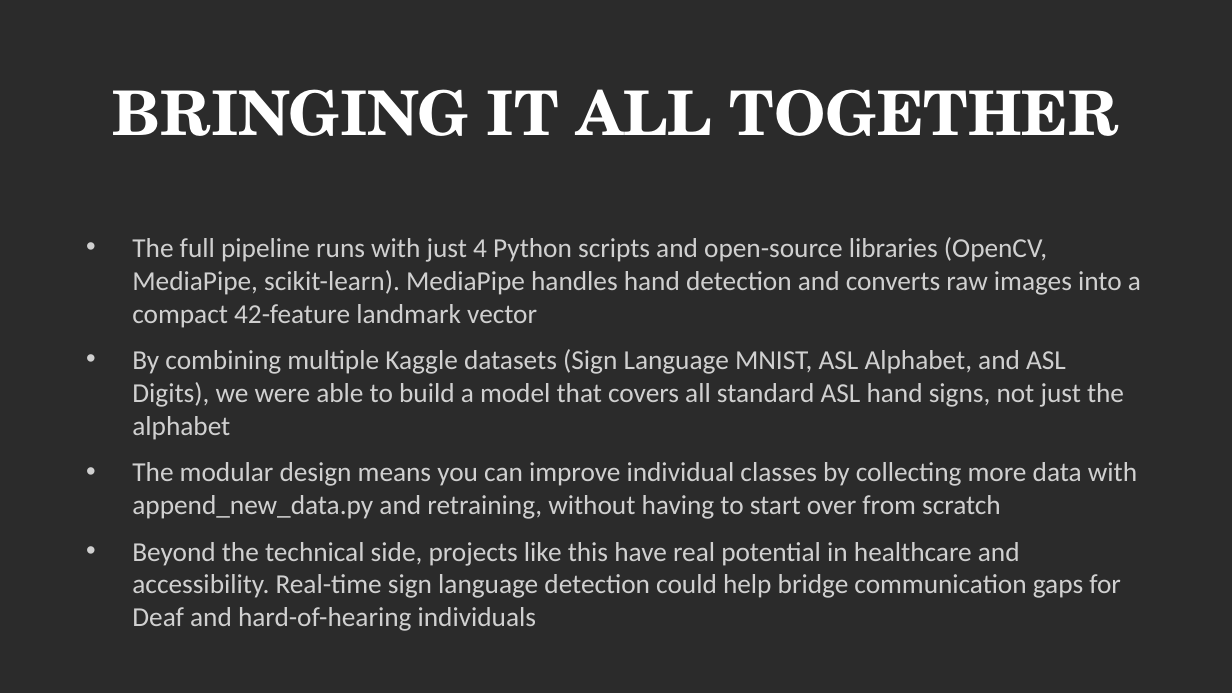
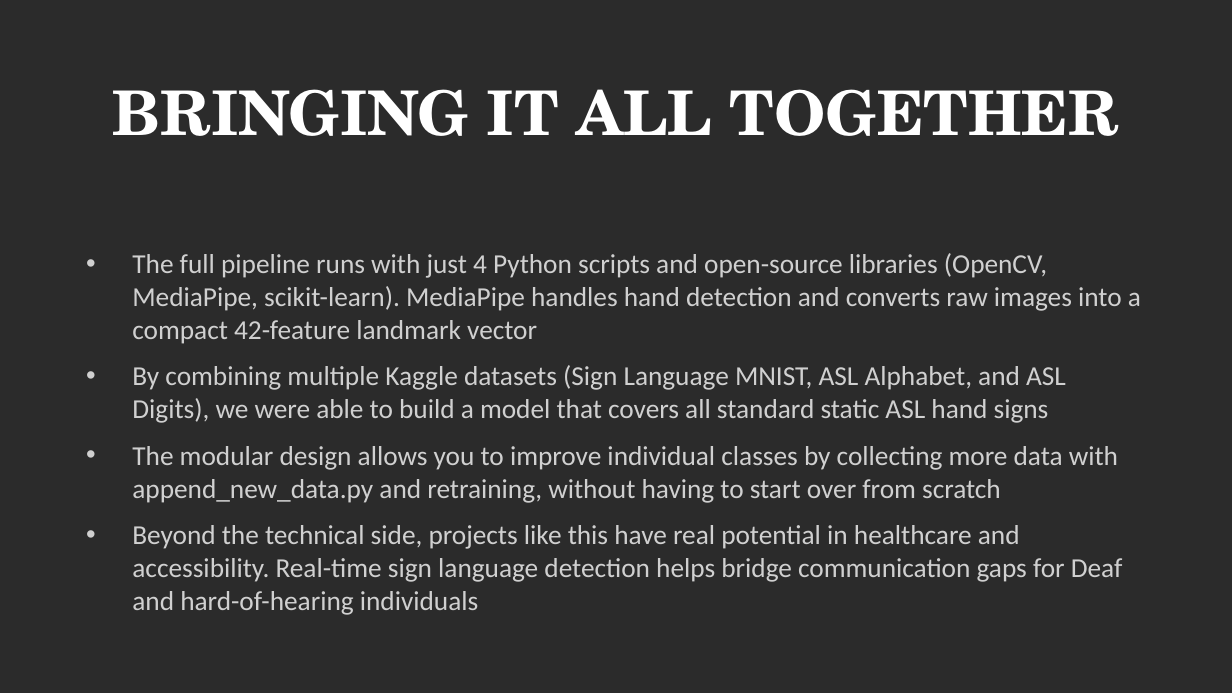
Before and after one commit to JR000270/sign_lang_opencv, a slide deck: slide 16 of ASL_ComputerVision.pptx. Drawn at 1232x693 pixels with LibreOffice and Linux fonts; fonts in the diff are those of the drawing; background and template pictures are left out; a plain dark background stands for a picture behind light text. Boxes give left, top, right and bottom in pixels: in the first picture for what was removed or moved away, otherwise in the second. Text is boxed around its words. In the diff, an @@ line names an element or a change of style, - is before the commit and + after.

```diff
--- a/ASL_ComputerVision.pptx
+++ b/ASL_ComputerVision.pptx
@@ text at <box>132,365,1123,615</box>: text changed @@
-• By combining multiple Kaggle datasets (Sign Language MNIST, ASL Alphabet, and ASL Digits), we were able to build a model that covers all standard ASL hand signs, not just the alphabet
-• The modular design means you can improve individual classes by collecting more data with append_new_data.py and retraining, without having to start over from scratch
-• Beyond the technical side, projects like this have real potential in healthcare and accessibility. Real-time sign language detection could help bridge communication gaps for Deaf and hard-of-hearing individuals
+• By combining multiple Kaggle datasets (Sign Language MNIST, ASL Alphabet, and ASL Digits), we were able to build a model that covers all standard static ASL hand signs
+• The modular design allows you to improve individual classes by collecting more data with append_new_data.py and retraining, without having to start over from scratch
+• Beyond the technical side, projects like this have real potential in healthcare and accessibility. Real-time sign language detection helps bridge communication gaps for Deaf and hard-of-hearing individuals
```
Also in this commit, not shown: 2 other slides changed.
